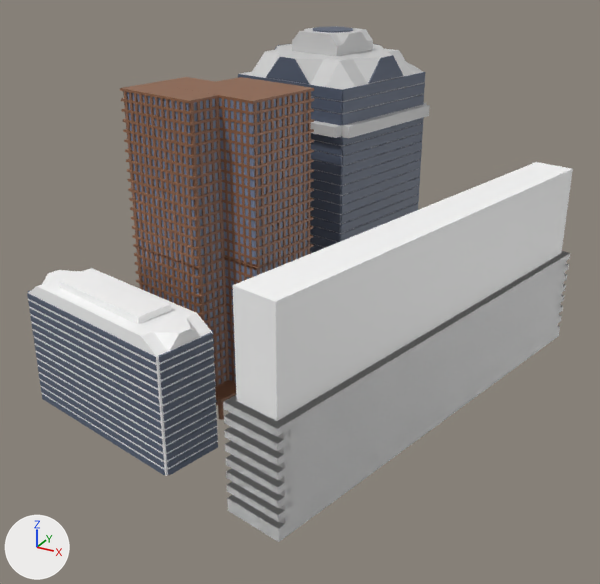
Renders of the glTF model run/textures/build/build3.glb from each side of a commit.
Both versions are drawn from a 50 mm camera at (12.05, -23.82, 13.07) aimed at (1.29, -4.26, 3.29). Every picture has the same lights, and +X, +Y and +Z are marked at lower left. Where no turn or scale is listed for an object, it has been applied to the vertices. Vertices at the same position are counted once.

Names of what the first picture shows: '立方体', '立方体.001', '立方体.002', '立方体.003', '立方体.004', '立方体.005', '立方体.007', '立方体.010', '立方体.011', '立方体.012', '立方体.013'.
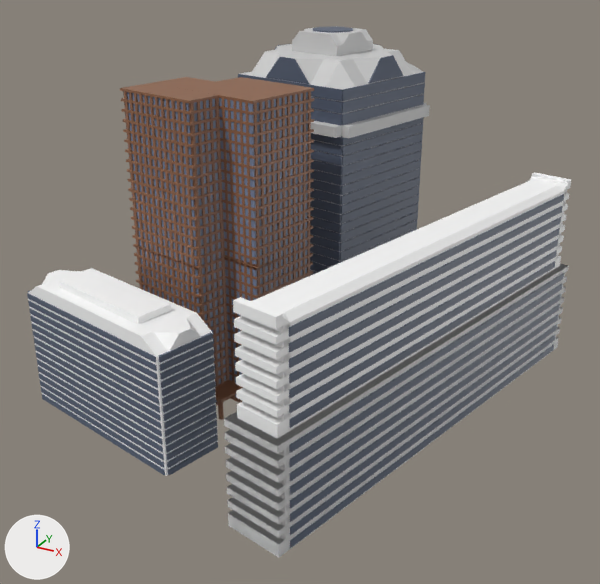
The change, as a list of edits to the scene's bpy script:
```text
Add mat_マテリアル_028:
    mat_マテリアル_028 = principled_material('マテリアル.028')
    mat_マテリアル_028.base_color = (0.0931, 0.117, 0.175)  # dark blue #566074
Add mat_マテリアル_027:
    mat_マテリアル_027 = principled_material('マテリアル.027')
    mat_マテリアル_027.base_color = (0.0931, 0.117, 0.175)  # dark blue #566074
Change me_立方体_014:
    used by ob_立方体_013; location = (5.23, -4.13, 1.94)
    remove me_立方体_014.from_pydata(...)  # 7568 vertices, 19280 faces; spans x -2.36..2.36, y -6.91..6.91, z -1.49..4.29
    add me_立方体_014.from_pydata(...)  # 7972 vertices, 20088 faces; spans x -2.36..2.36, y -6.91..6.91, z -1.49..4.39
    me_立方体_014 part 1: 120 vertices removed from x -2.01..2.01, y -6.23..6.23, z 4.29; 524 vertices added at x -2.11..2.11, y -6.65..6.65, z 1.83..4.39
Add me_立方体_015:
    me_立方体_015.from_pydata(...)  # 112 vertices, 168 faces; spans x -2.64..1.45, y -6.11..6.39, z -0.1..2.32
    me_立方体_015.materials.append(mat_マテリアル_028)  # dark blue #566074
Add me_立方体_013:
    me_立方体_013.from_pydata(...)  # 128 vertices, 192 faces; spans x -3.09..1.51, y -6.38..6.75, z -0.1..2.69
    me_立方体_013.materials.append(mat_マテリアル_027)  # dark blue #566074
Change ob_立方体_013:
    ob_立方体_013.location: (5.23, -4.13, 1.94) -> (5.23, -4.13, 1.5)
Add ob_立方体_015:
    ob_立方体_015 = bpy.data.objects.new('立方体.015', me_立方体_015)
    ob_立方体_015.location = (5.82, -4.3, 3.19)
Add ob_立方体_014:
    ob_立方体_014 = bpy.data.objects.new('立方体.014', me_立方体_013)
    ob_立方体_014.location = (6.02, -4.3, 0.16)
```

Changed parts and their boxes [x1, y1, x2, y2] in the pictures (600 x 584 px):
'立方体.013', reshaped, moved
    before: [223, 162, 573, 542]
    after: [224, 172, 571, 557]
'立方体.014', added
    after: [289, 273, 564, 548]
'立方体.015', added
    after: [289, 194, 564, 428]
part 1 of me_立方体_014, built on
    before: [242, 163, 570, 306]
    after: [233, 172, 571, 425]
